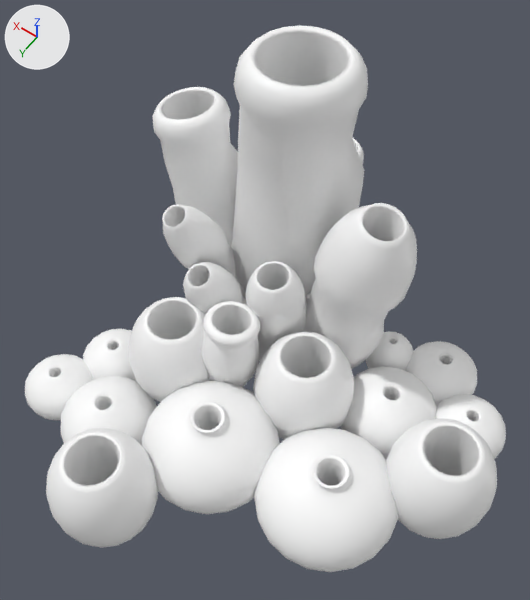
The FBX model Assets/Models/Nature/Foliage/Corals LODS/coral_1.fbx, before and after one commit.
Before and after are seen from a 50 mm camera at (3.975, 0.342, 1.364) aimed at (4.443, -0.313, 0.335). The axes (+X, +Y, +Z) are drawn at upper left. The lights are the same throughout. Objects named as collision shapes, trigger or cutter boxes, shadow casters or lower levels of detail are left out. Where no turn or scale is listed for an object, it has been applied to the vertices.

Names of what the first picture shows: 'Coral_1_LOD0'.
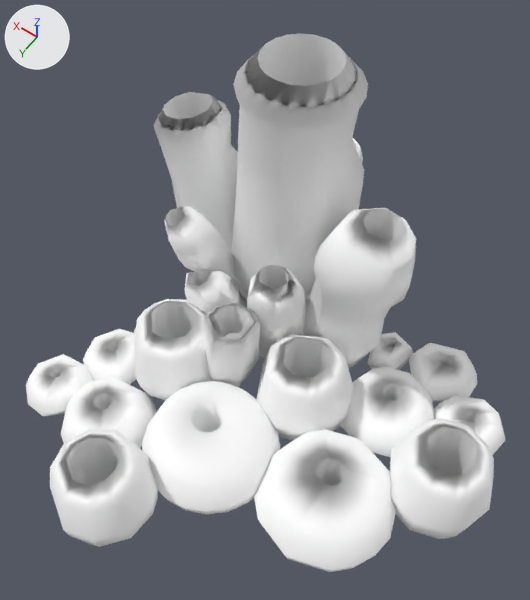
Where the newer file only moved an object's origin or applied its transform, the numbers keep the older frame.

Edits to the bpy script that builds the scene:
```text
Change me_mesh:
    used by ob_coral_1_lod0; location = (4.414, -0.303, 0.315)
    remove me_mesh.from_pydata(...)  # 6958 vertices, 6615 faces; spans x -0.465..0.465, y -0.461..0.461, z -0.345..0.345
    add me_mesh.from_pydata(...)  # 1542 vertices, 1373 faces; spans x -0.465..0.465, y -0.459..0.461, z -0.345..0.339
    me_mesh part 1: 5356 vertices removed from x -0.464..0.465, y -0.461..0.46, z -0.345..0.167
    me_mesh part 2: 60 vertices removed from x 0.019..0.238, y -0.364..-0.145, z 0.319..0.345
```

Boxes [x1, y1, x2, y2] around the edits, measured in the pictures (530 x 600 px):
'Coral_1_LOD0', reshaped: before [25, 25, 506, 572]; after [26, 33, 505, 572]
part 1 of me_mesh, deleted: before [25, 87, 506, 572]
part 2 of me_mesh, deleted: before [233, 25, 368, 127]
